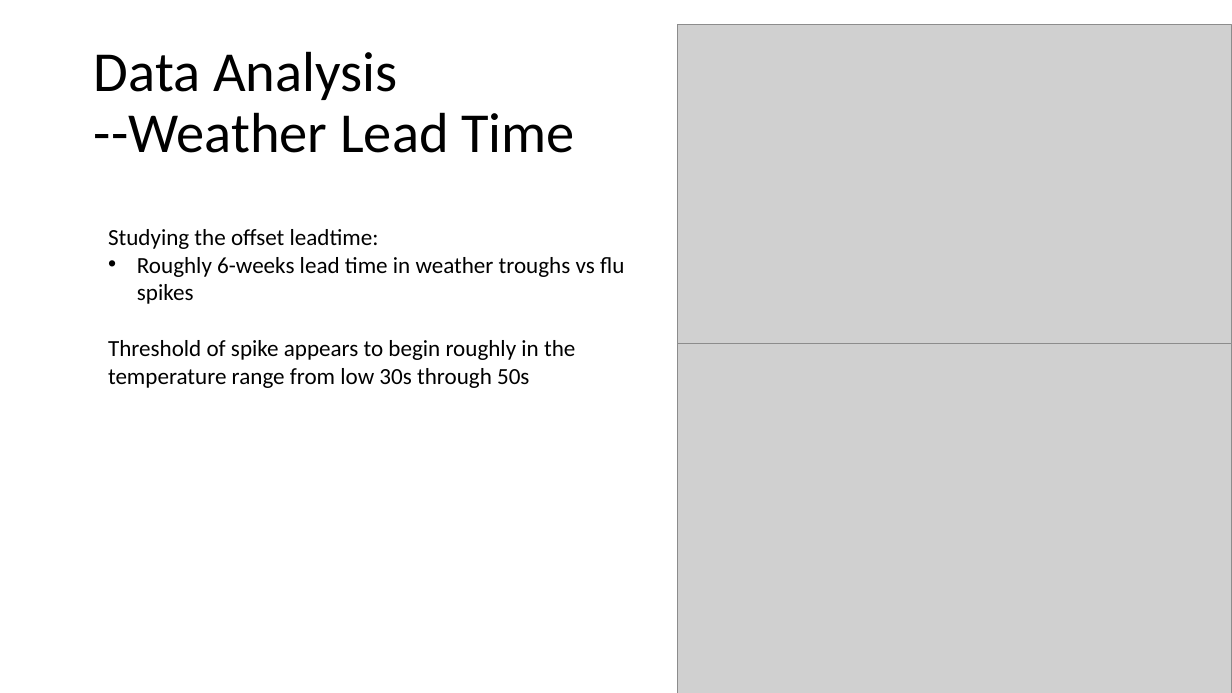
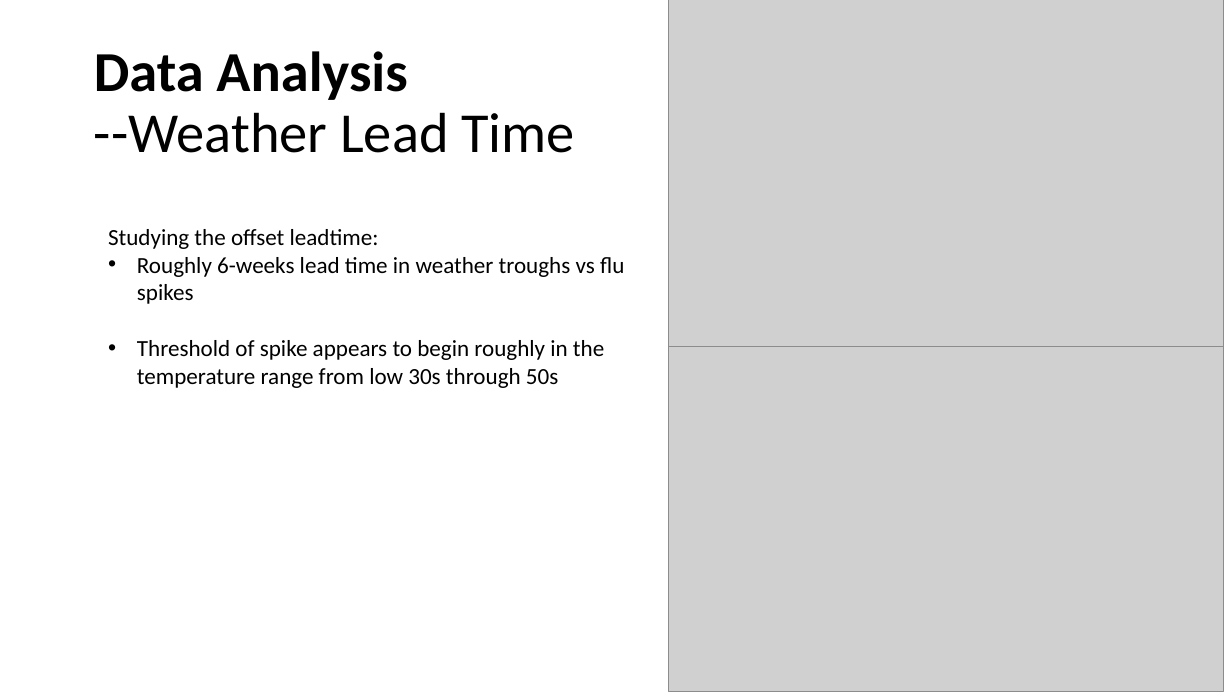
Before and after one commit to giolee88/FluTracker, a slide deck: slide 7 of Slide-Shows/Flu Tracker.pptx. Drawn at 1232x693 pixels with LibreOffice and Linux fonts; fonts in the diff are those of the drawing; grey boxes stand for pictures. Boxes give left, top, right and bottom in pixels: in the first picture for what was removed or moved away, otherwise in the second. Text is boxed around its words. In the diff, an @@ line names an element or a change of style, - is before the commit and + after.

```diff
--- a/Slide-Shows/Flu Tracker.pptx
+++ b/Slide-Shows/Flu Tracker.pptx
@@ picture: place and size @@
-picture at box(677, 25, 1232, 395)
+picture at box(668, 0, 1223, 356)
@@ title "Data Analysis --Weather Lead Time" at box(94, 51, 575, 153): bold on in "Data Analysis" @@
@@ text at box(137, 340, 604, 388): bullet none to • @@
@@ picture: place and size @@
-picture at box(677, 344, 1232, 693)
+picture at box(668, 347, 1223, 692)
```
Also in this commit, not shown: 10 other slides changed.
